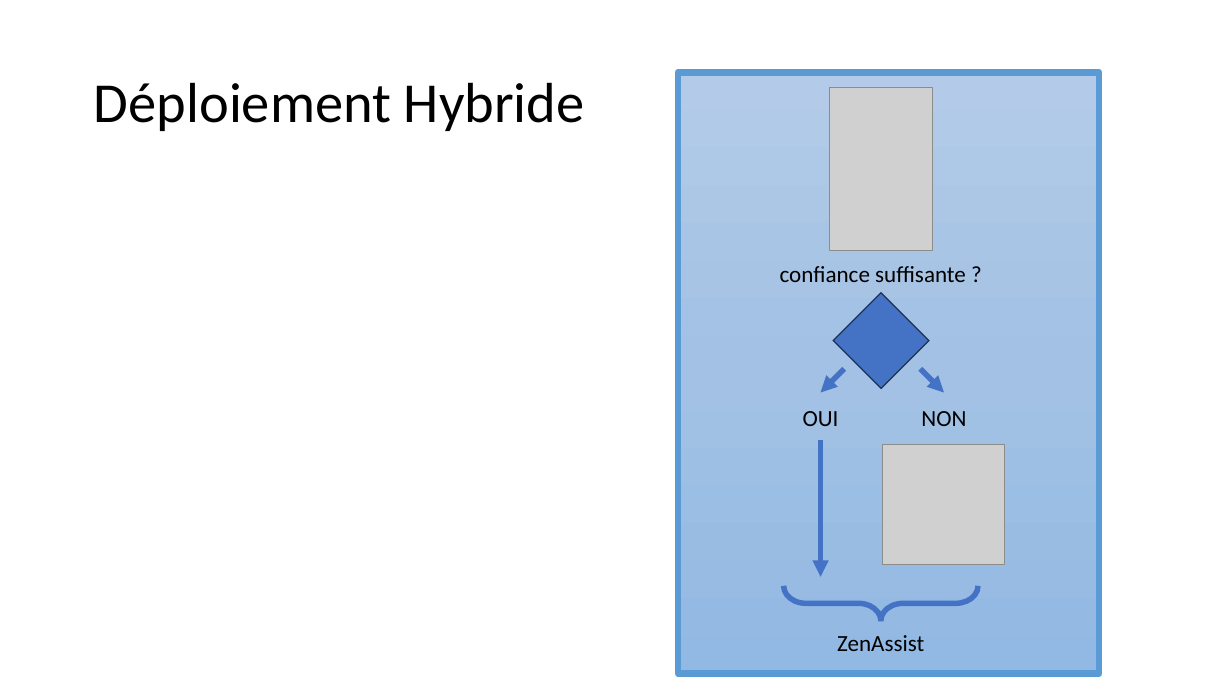
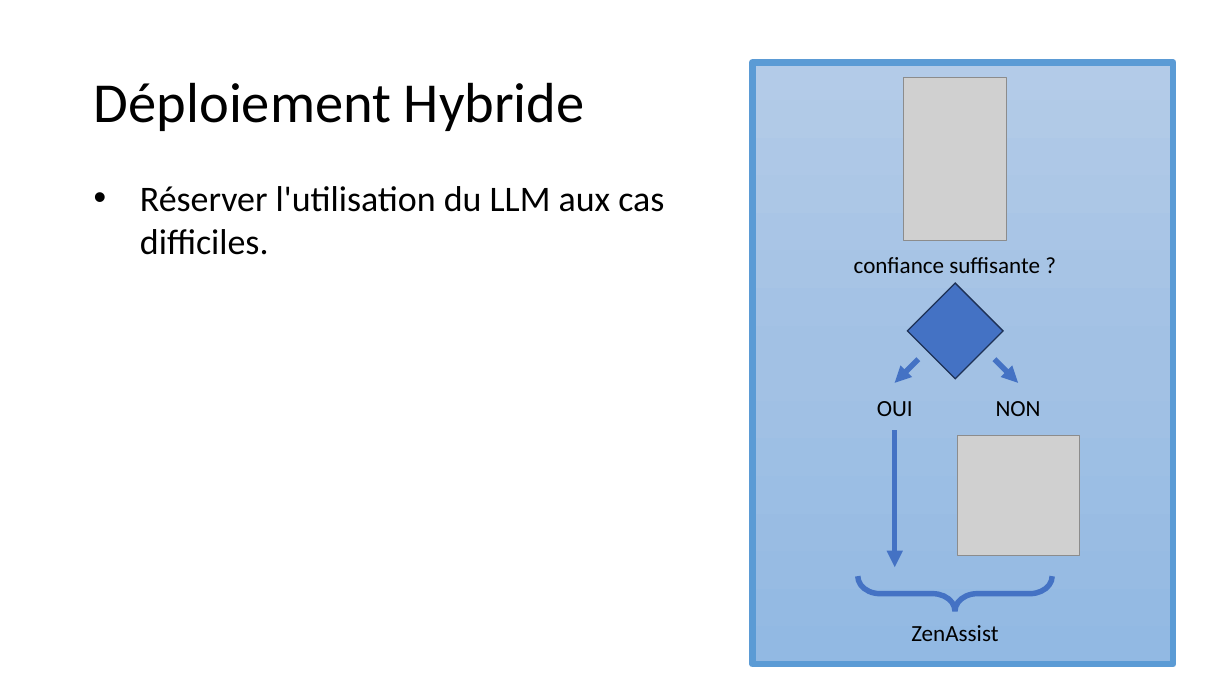
Before and after one commit to Ace4teaM/OCR-ZenAssist, a slide deck: slide 27 of Présentation.pptx (slide 31 before the commit). Drawn at 1232x693 pixels with LibreOffice and Linux fonts; fonts in the diff are those of the drawing; grey boxes stand for pictures. Boxes give left, top, right and bottom in pixels: in the first picture for what was removed or moved away, otherwise in the second. Text is boxed around its words. In the diff, an @@ line names an element or a change of style, - is before the commit and + after.

```diff
--- a/Présentation.pptx
+++ b/Présentation.pptx
@@ text added at [140,186,664,255], 28 pt, text #000000 @@
+• Réserver l'utilisation du LLM aux cas difficiles.
@@ 4 texts, 3 arrows, 2 pictures, 1 rectangle, 1 diamond, 1 right brace: place and size @@
-4 texts, 3 arrows, 2 pictures, 1 rectangle, 1 diamond, 1 right brace at [678,72,1100,674]
+4 texts, 3 arrows, 2 pictures, 1 rectangle, 1 diamond, 1 right brace at [752,63,1174,665]
```
Also in this commit, not shown: 12 other slides changed, 1 slide added, 3 slides removed, 8 other files.
